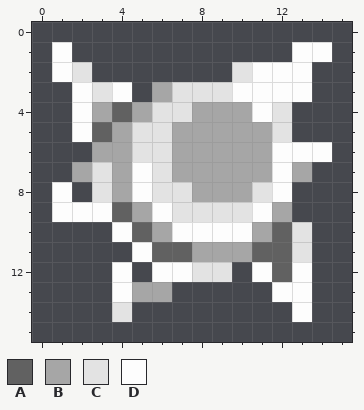
Edited in one commit: pixel-art sprite (assets/spellvox/textures/custom/items/dyeable/atom_accent.png). Above: the version before the commit.
The file is 16x16 pixels. Colours within 5 levels of each other are drawn and written as one.
Palette (. is transparent): A #616161  B #a6a6a6  C #e3e3e3  D #fdfdfd
Pixels before, first column x 1:
 1 D...........DD
 2 DC.......CDDD.
 3 .DCD.BCCCDDDD.
 4 .DBABCCBBBDC..
 5 .DABCCBBBBBC..
 6 ..BBCCBBBBBDDD
 7 .BCBDCBBBBBDB.
 8 D.CBDCCBBBCD..
 9 DDDABDCCCCDB..
10 ...DABDDDDBAC.
11 ....DAABBBAAC.
12 ...D.DDCC.DAD.
13 ...DBB.....DD.
14 ...C........D.
The same view after the edit:
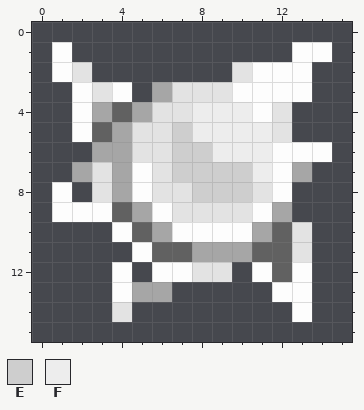
Colours new in this view: E #cecece  F #ededed
Change:
y 4: x 8..10 BBB -> FFF
y 5: x 7..11 BBBBB -> EFFFF
y 6: x 7..11 BBBBB -> EEFFF
y 7: x 7..11 BBBBB -> EEEEF
y 8: x 8..10 BBB -> EEE
Changed places in both pictures, as pixel boxes (x1, y1, x2, y2):
changed: (172, 102, 272, 202)
